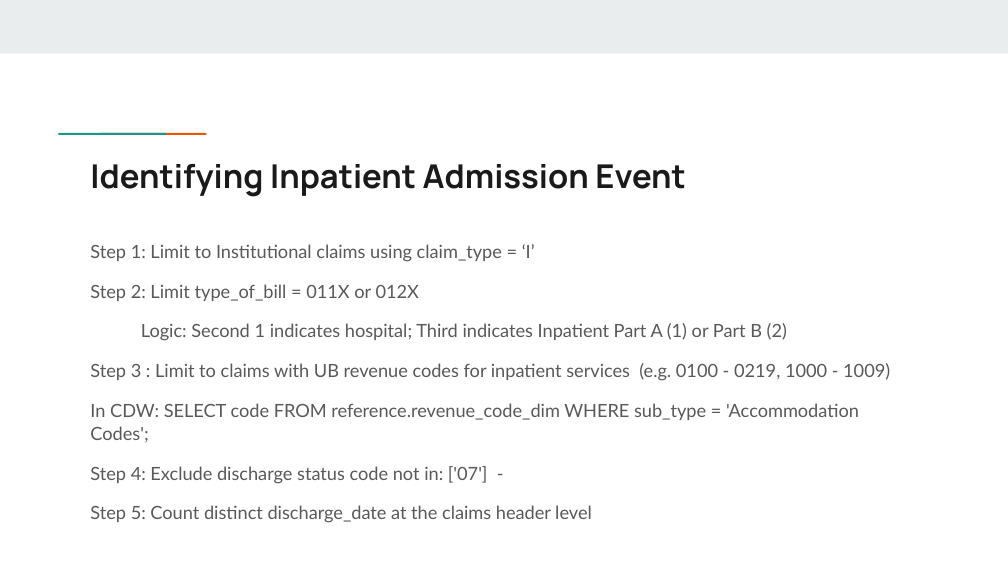
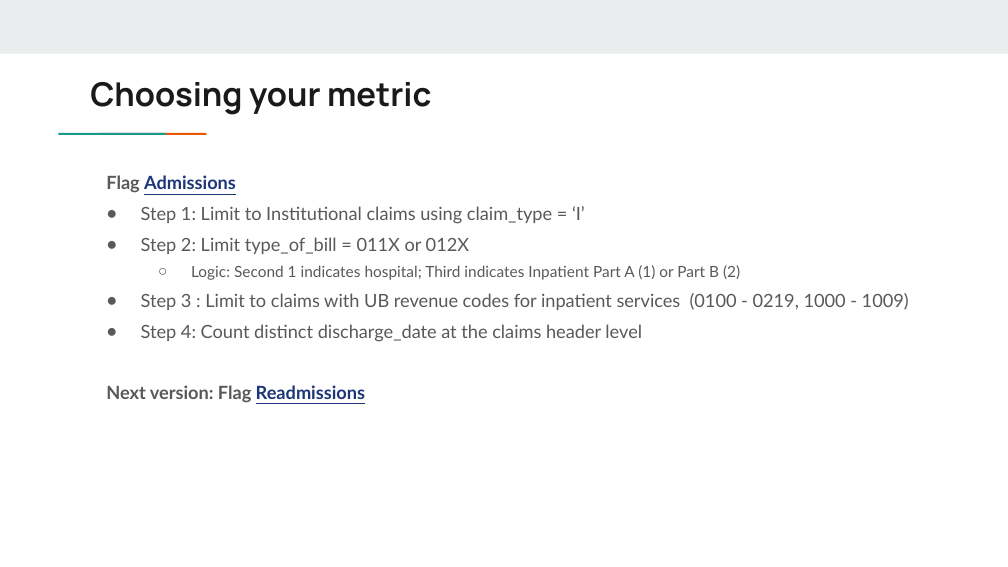
Before and after one commit to chienh0/project_lambda, a slide deck: slide 8 of Project Lambda.pptx (slide 31 before the commit). Drawn at 1008x567 pixels with LibreOffice and Linux fonts; fonts in the diff are those of the drawing. Boxes give left, top, right and bottom in pixels: in the first picture for what was removed or moved away, otherwise in the second. Text is boxed around its words. In the diff, an @@ line names an element or a change of style, - is before the commit and + after.

```diff
--- a/Project Lambda.pptx
+++ b/Project Lambda.pptx
@@ title added at box(90, 82, 431, 115), 23.4 pt, text #1A1A1A, bold @@
+Choosing your metric
@@ text "Flag Admissions": place and size @@
-text "Flag Admissions" at box(90, 244, 890, 523)
+text "Flag Admissions" at box(106, 175, 909, 403)
@@ title removed at box(90, 164, 686, 197) @@
-Identifying Inpatient Admission Event
@@ text at box(106, 175, 236, 193): paragraph added @@
+Flag Admissions
@@ text at box(141, 206, 740, 280): size 13 to 11 pt in "Logic: Second 1 indicates hospital; Third indicates ..."; bullet none to ●; line spacing 1.05 to 1.4; less space between paragraphs; bullet none to ○; list level 1 to 2 in "Logic: Second 1 indicates hospital; ..." @@
@@ text at box(106, 293, 909, 403): text changed @@
-Step 3 : Limit to claims with UB revenue codes for inpatient services (e.g. 0100 - 0219, 1000 - 1009)
-In CDW: SELECT code FROM reference.revenue_code_dim WHERE sub_type = 'Accommodation Codes';
-Step 4: Exclude discharge status code not in: ['07'] -
-Step 5: Count distinct discharge_date at the claims header level
+● Step 3 : Limit to claims with UB revenue codes for inpatient services (0100 - 0219, 1000 - 1009)
+● Step 4: Count distinct discharge_date at the claims header level
+Next version: Flag Readmissions
```
Also in this commit, not shown: 4 other slides changed, 11 slides removed, 1 other file.
